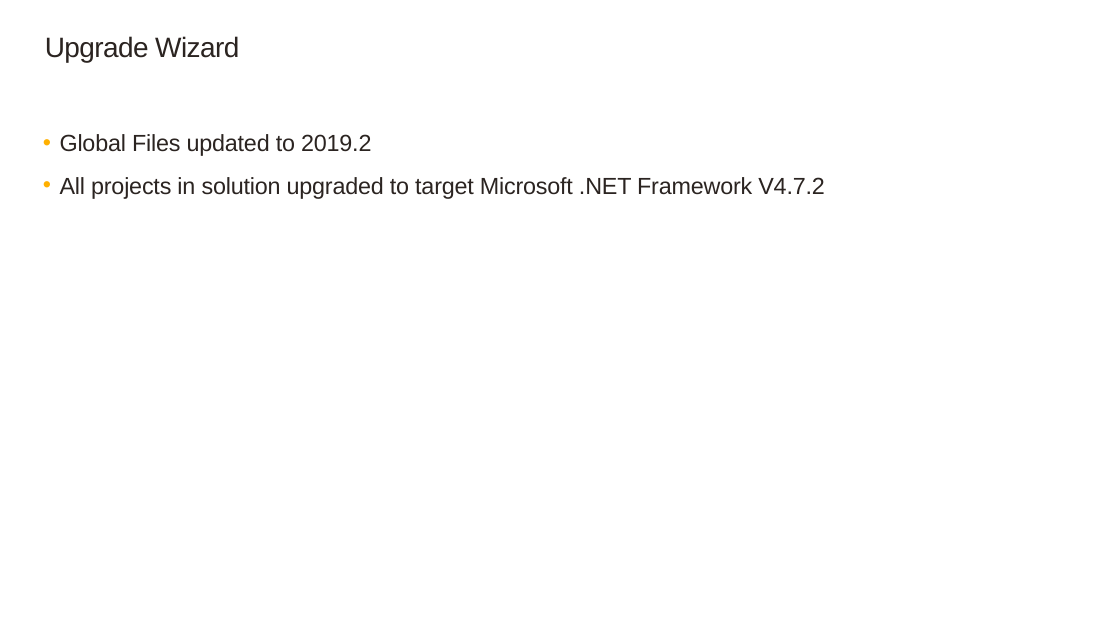
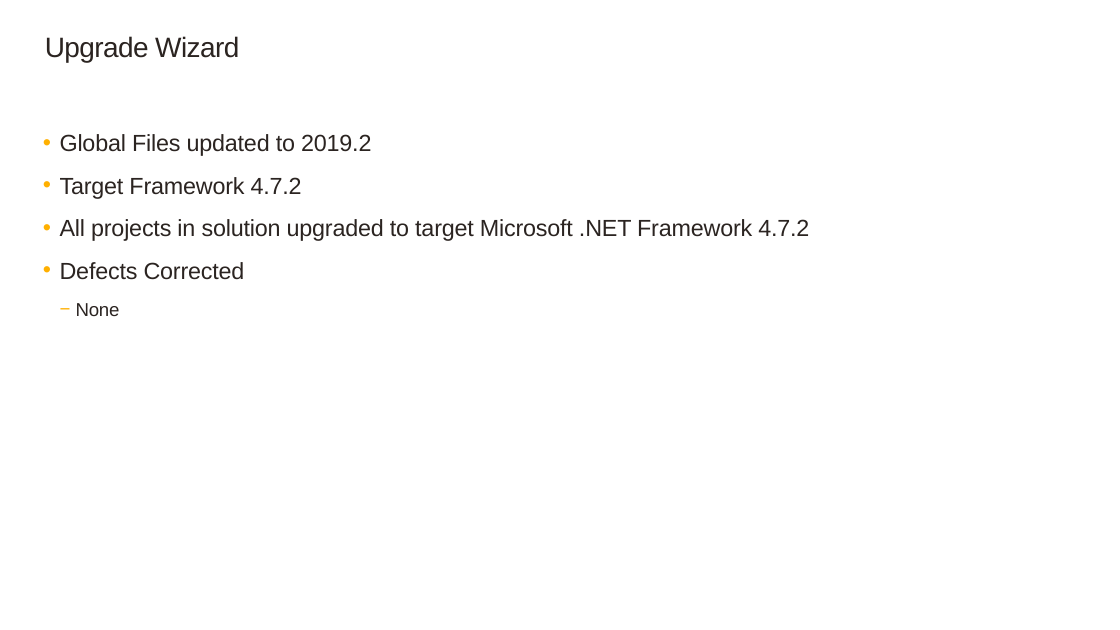
Before and after one commit to SageNADev/Sage300-SDK, a slide deck: slide 6 of docs/presentations/Sage300SDK_20192WebSDKOverview.pptx. Drawn at 1120x630 pixels with LibreOffice and Linux fonts; fonts in the diff are those of the drawing; background and template pictures are left out. Boxes give left, top, right and bottom in pixels: in the first picture for what was removed or moved away, otherwise in the second. Text is boxed around its words. In the diff, an @@ line names an element or a change of style, - is before the commit and + after.

```diff
--- a/docs/presentations/Sage300SDK_20192WebSDKOverview.pptx
+++ b/docs/presentations/Sage300SDK_20192WebSDKOverview.pptx
@@ text at (60, 177, 809, 316): text changed @@
-  • All projects in solution upgraded to target Microsoft .NET Framework V4.7.2
+  • Target Framework 4.7.2
+  • All projects in solution upgraded to target Microsoft .NET Framework 4.7.2
+  • Defects Corrected
+    − None
```
Also in this commit, not shown: 9 other slides changed, 15 slides added, 2 slides removed.
